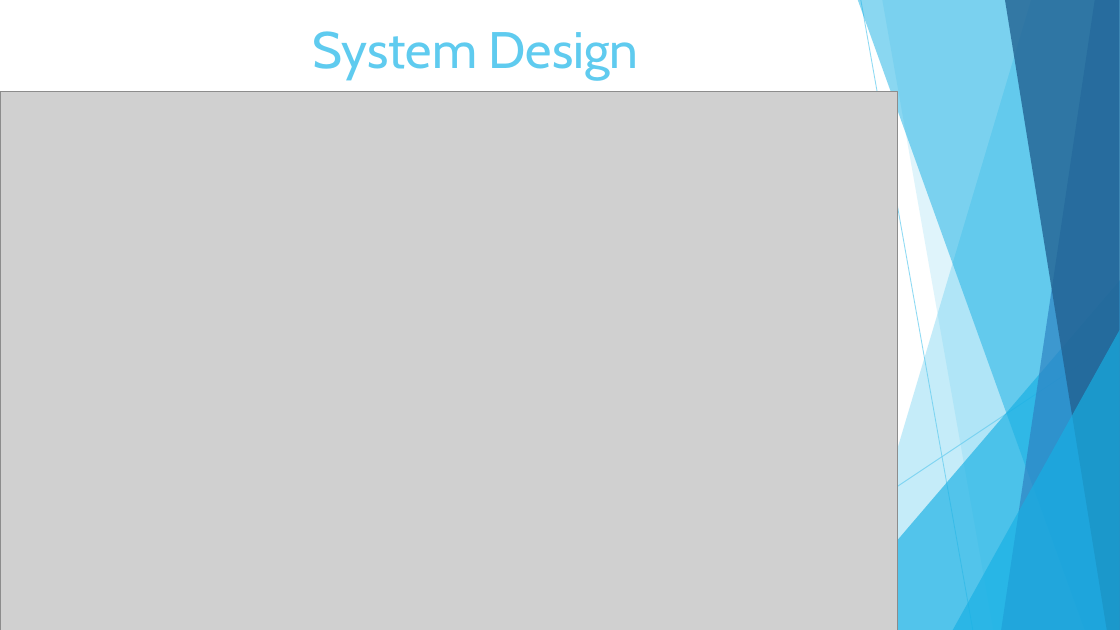
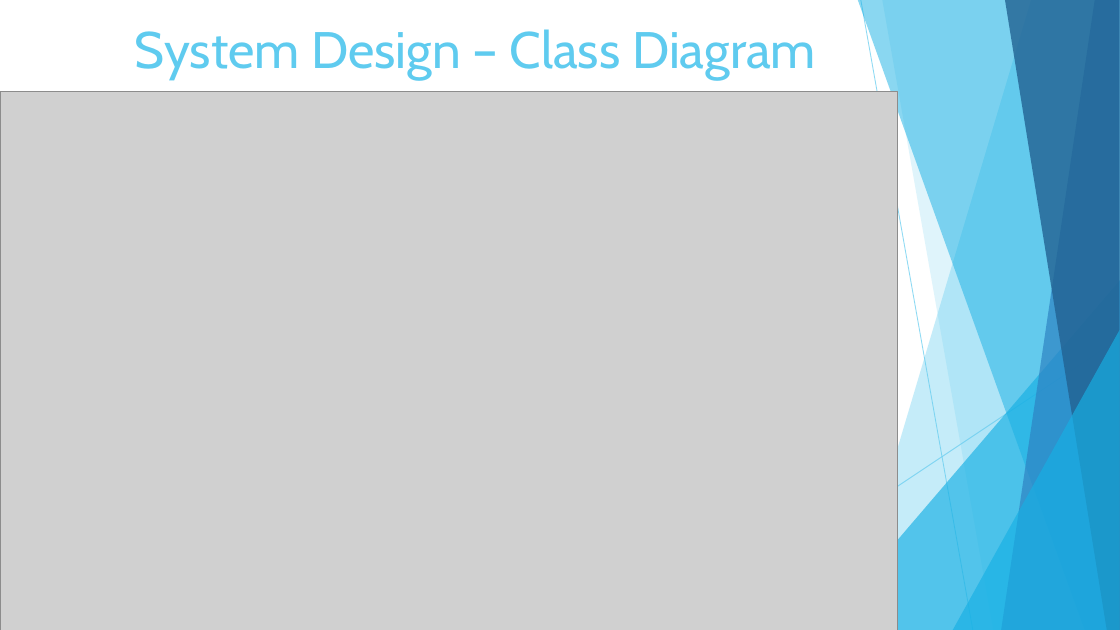
Before and after one commit to cynorfleet/Software-Engineering, a slide deck: slide 7 of DeliveryFiles/Presentations/Final Presentation.pptx. Drawn at 1120x630 pixels with LibreOffice and Linux fonts; fonts in the diff are those of the drawing; grey boxes stand for pictures. Boxes give left, top, right and bottom in pixels: in the first picture for what was removed or moved away, otherwise in the second. Text is boxed around its words. In the diff, an @@ line names an element or a change of style, - is before the commit and + after.

Commit message:
changed slides a bit. New class diagram to accurately represent the application

```diff
--- a/DeliveryFiles/Presentations/Final Presentation.pptx
+++ b/DeliveryFiles/Presentations/Final Presentation.pptx
@@ title at (x1=135, y1=29, x2=816, y2=79): text changed @@
-System Design
+System Design – Class Diagram
```
Also in this commit, not shown: 3 other slides changed, 1 slide added, 39 other files.
